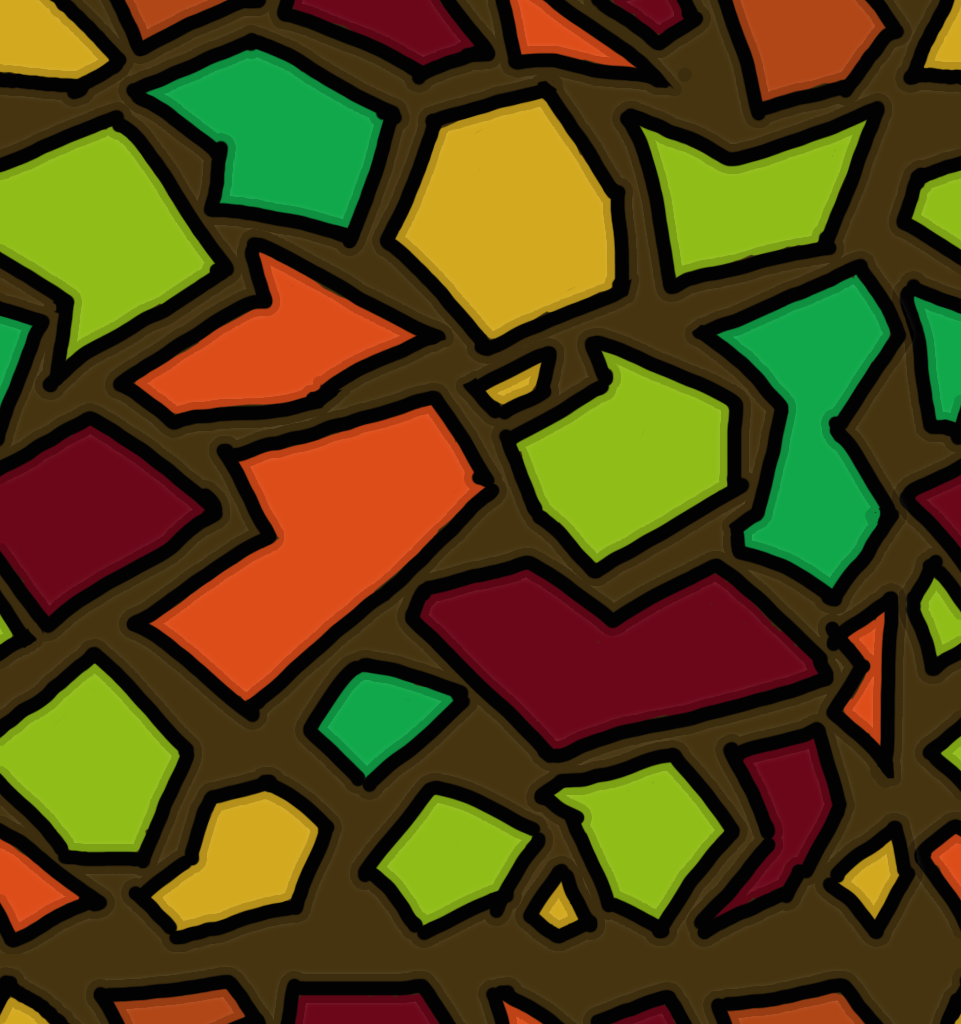
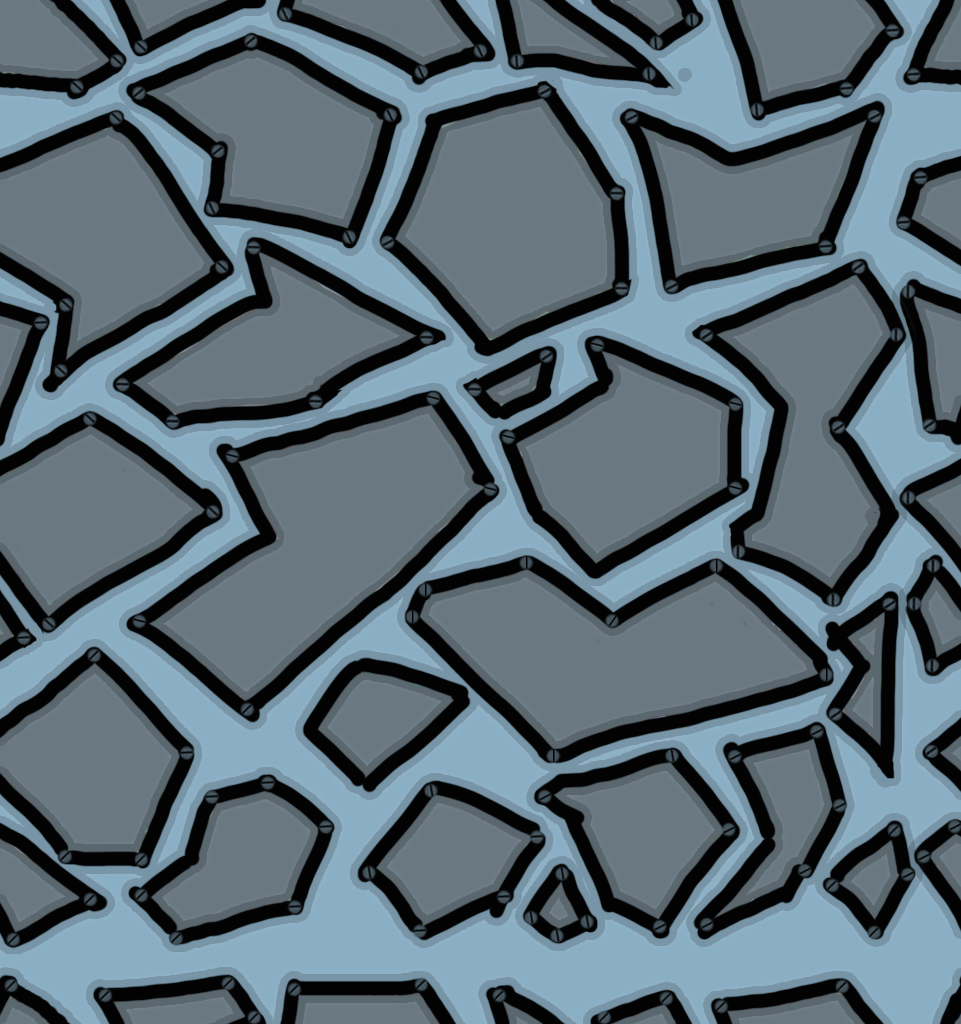
The second 961px x 1024px image is a revision of the first. Changes to its layers:
added layer "Layer 6" above "Layer 5" over [3, 5, 961, 1024]
painted on "Layer 4" over [0, 0, 961, 1024]
painted on "Layer 3" over [0, 0, 961, 1024]
